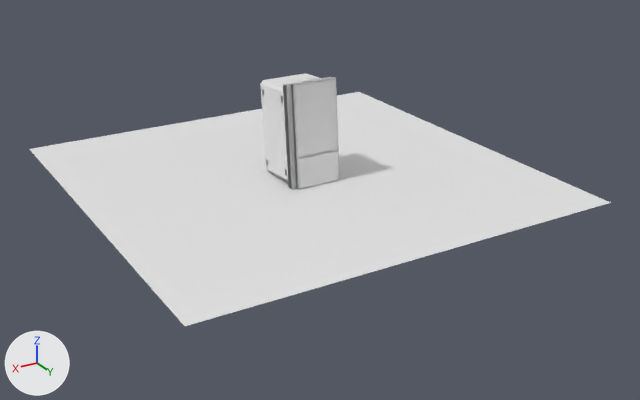
Before and after pictures for a commit that changed the Blender file altavoz.blend.
Camera for both pictures: a 50 mm lens placed at (15.3, 27.0, 12.2), pointed at (-0.1, 1.3, -0.6). The lights are fixed; the arrows at lower left show +X, +Y and +Z.
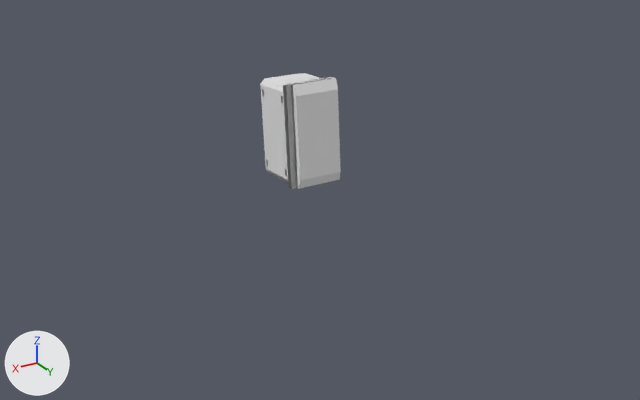
Boxes (x1, y1, x2, y2) around the edits, measured in the pictures (640 x 400 px):
'Plane', hidden
    before: (30, 92, 611, 326)
'Cube.004', reshaped, moved, rescaled
    before: (260, 73, 340, 189)
    after: (260, 73, 341, 189)
part 1 of me_cube_003, added
    after: (260, 73, 334, 189)
part 2 of me_cube_003, added
    after: (291, 78, 341, 189)
part 3 of me_cube_003, deleted
    before: (260, 73, 334, 189)
part 4 of me_cube_003, deleted
    before: (298, 151, 338, 189)
part 5 of me_cube_003, deleted
    before: (291, 78, 340, 189)
part 6 of me_cube_003, deleted
    before: (295, 80, 337, 157)

The change, as a list of edits to the scene's bpy script:
```text
Change me_cube_003:
    used by ob_cube_004; location = (-0.02, -0.38, 1.8); rotation_euler = (0.0761, 0.0, 0.0), in degrees (4.4, 0, 0); scale = (0.729, -0.807, 1.76)
    remove me_cube_003.from_pydata(...)  # 161 vertices, 143 faces; spans x -1.34..1.4, y -2.02..0.61, z -1.08..1.07
    add me_cube_003.from_pydata(...)  # 215 vertices, 214 faces; spans x -23.87..1.33, y -1.52..29.37, z -45.0..2.55
    me_cube_003 part 1: a new loose piece of 71 vertices spanning x -23.57..1.03, y -1.52..25.95, z -45.0..2.55
    me_cube_003 part 2: a new loose piece of 24 vertices spanning x -23.57..-1.42, y 25.95..29.37, z -45.0..2.55
    me_cube_003 part 3: the loose piece of 33 vertices spanning x -1.31..1.37, y -1.84..0.61, z -1.08..1.07 is deleted
    me_cube_003 part 4: the loose piece of 8 vertices spanning x -1.22..1.01, y -2.02..-1.99, z -1.08..-0.45 is deleted
    me_cube_003 part 5: the loose piece of 8 vertices spanning x -1.31..1.1, y -1.99..-1.84, z -1.08..1.07 is deleted
    me_cube_003 part 6: the loose piece of 8 vertices spanning x -1.22..1.01, y -2.02..-1.99, z -0.4..1.04 is deleted
Change ob_cube_004:
    ob_cube_004.location: (-0.02, -0.38, 1.8) -> (0.89, -1.08, 3.43)
    ob_cube_004.scale: (0.729, -0.807, 1.76) -> (0.0794, 0.0794, 0.0794)
Change ob_plane:
    add ob_plane.hide_set(True)
```
